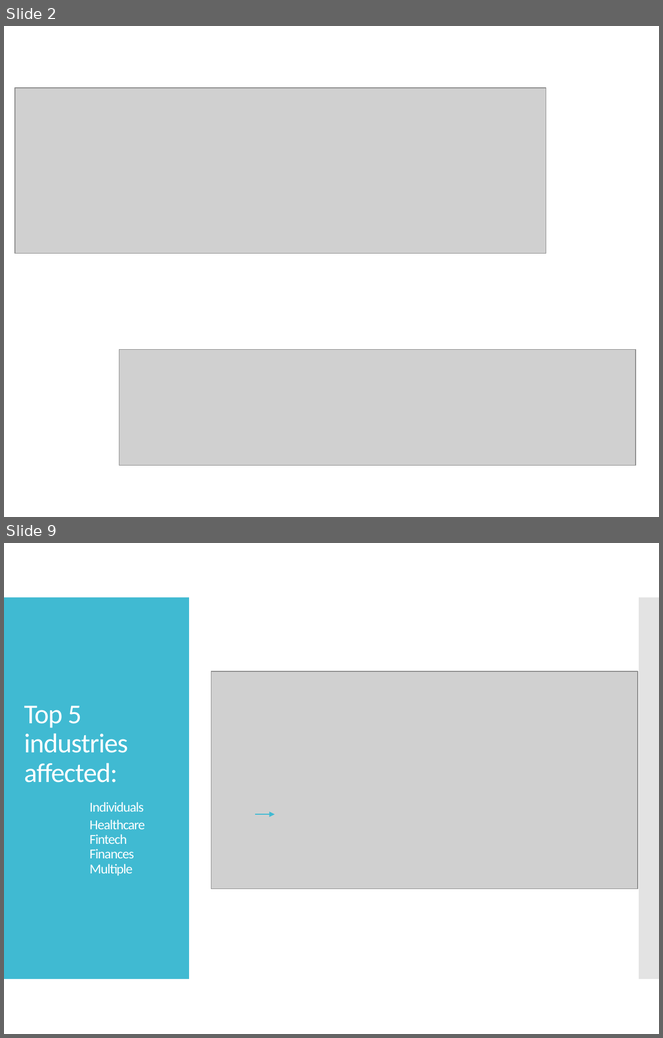
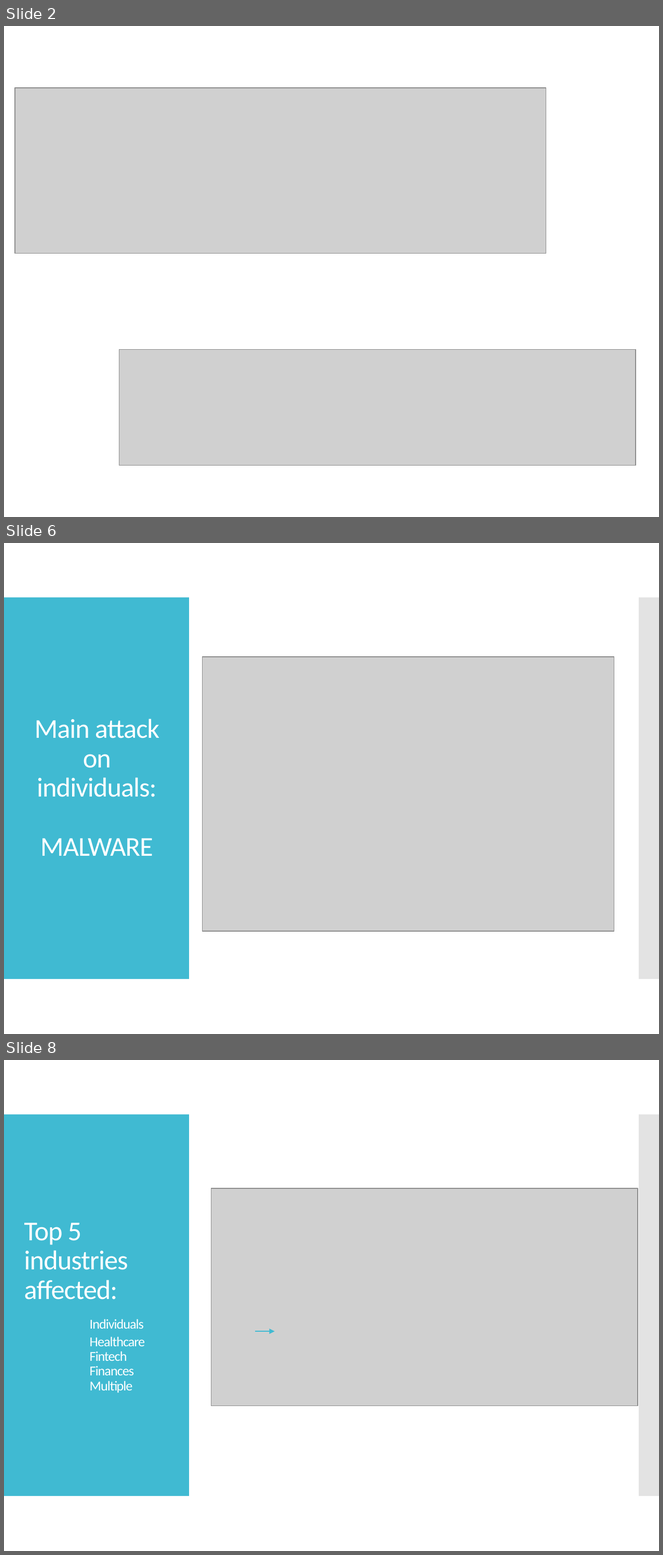
Before and after one commit to MelanieU/cyberattacks_in_healthcare, a slide deck: Analysis/hackmageddon_presentation.pptx. Shown one above the other, each under a label of ours: slides 2 and 9 before the commit, slides 2, 6 and 8 after it; the slides between them are not shown. The pictures are 663x1038 and 663x1555 pixels, drawn with LibreOffice and Linux fonts; fonts in the diff are those of the drawing; grey boxes stand for pictures. Boxes give left, top, right and bottom in pixels: in the first picture for what was removed or moved away, otherwise in the second. Text is boxed around its words. In the diff, an @@ line names an element or a change of style, - is before the commit and + after.

```diff
--- a/Analysis/hackmageddon_presentation.pptx
+++ b/Analysis/hackmageddon_presentation.pptx
@@ slide 6 added at (4,543,659,1034), background #FFFFFF; not listed: 2 template elements that a slide beside it also shows @@
@@ picture added at (203,657,614,931) @@
@@ title added at (35,719,159,856), 30 pt, text #FFFFFF @@
+Main attack on individuals:
+MALWARE
@@ what was slide 9 is now slide 8 @@
```
Also in this commit, not shown: 6 slides changed, 4 other slides added, 3 slides removed.
